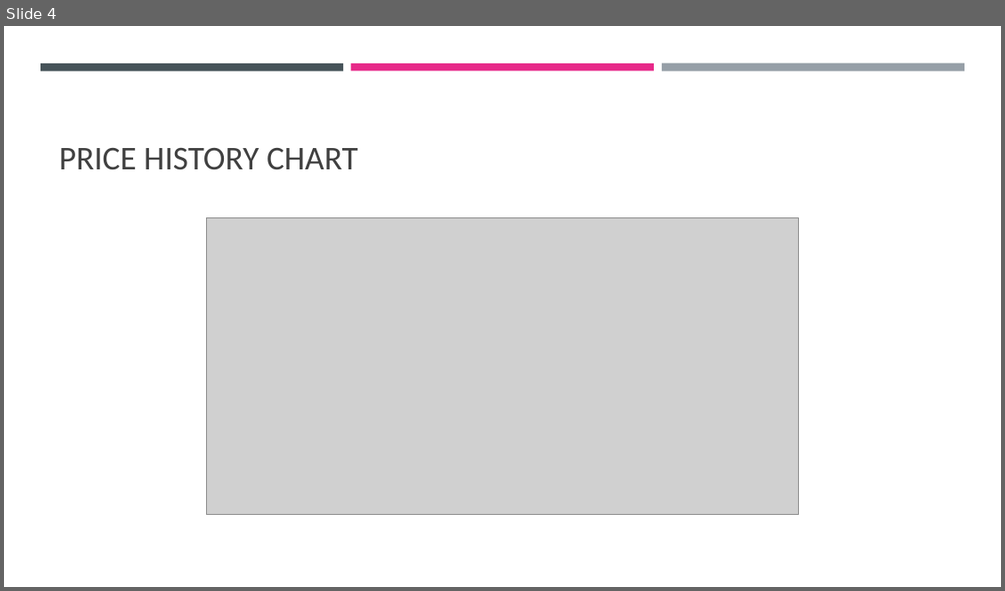
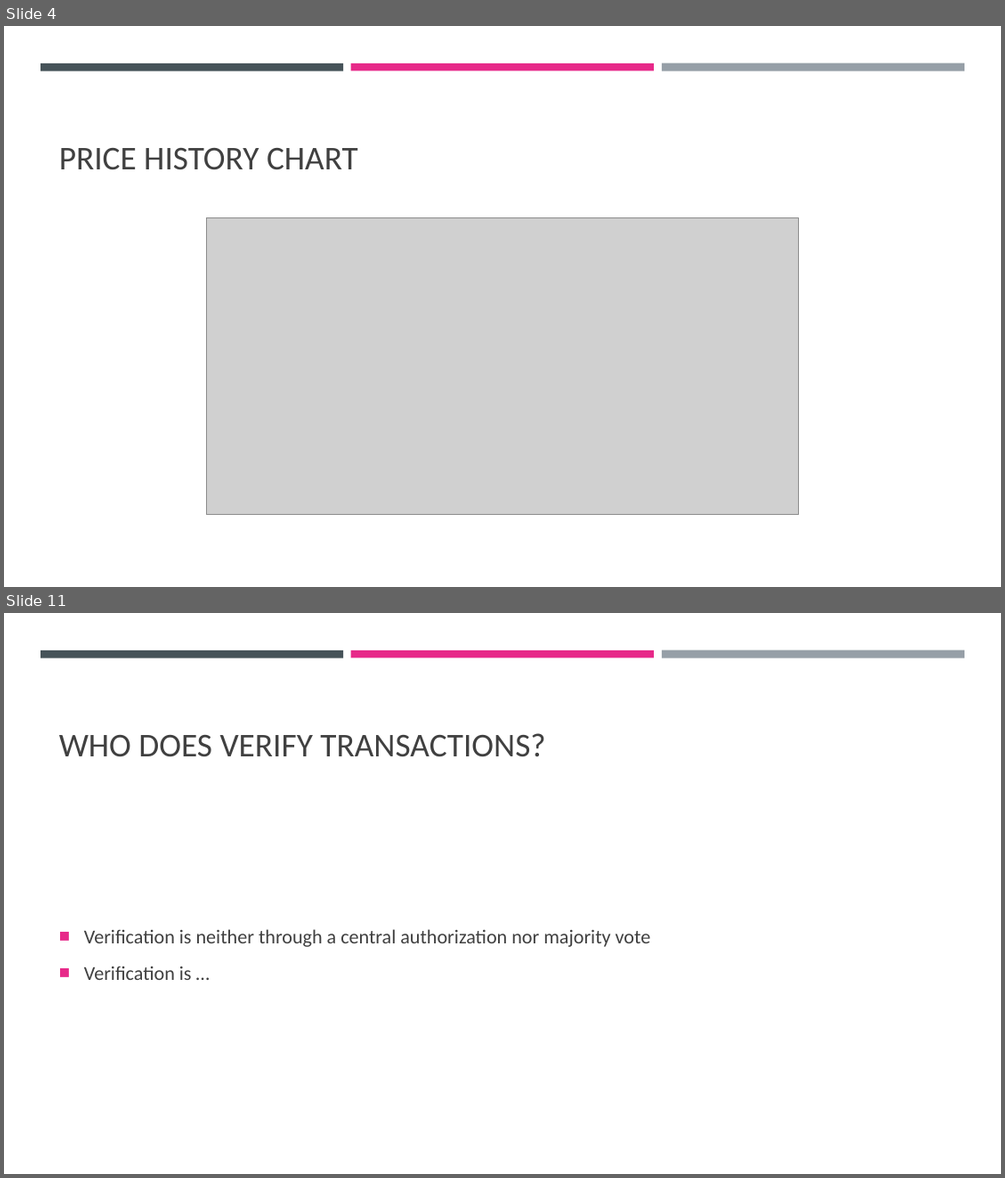
Before and after one commit to cyoni/bitcoin, a slide deck: bitcoin.pptx. Shown one above the other, each under a label of ours: slide 4 before the commit, slides 4 and 11 after it; the slides between them are not shown. The pictures are 1005x591 and 1005x1178 pixels, drawn with LibreOffice and Linux fonts; fonts in the diff are those of the drawing; grey boxes stand for pictures. Boxes give left, top, right and bottom in pixels: in the first picture for what was removed or moved away, otherwise in the second. Text is boxed around its words. In the diff, an @@ line names an element or a change of style, - is before the commit and + after.

```diff
--- a/bitcoin.pptx
+++ b/bitcoin.pptx
@@ slide 11 added at (4, 613, 1001, 1174), background #FFFFFF; not listed: 3 template elements that a slide beside it also shows @@
@@ title added at (59, 733, 545, 757), 32 pt, text #404040 @@
+WHO DOES VERIFY TRANSACTIONS?
@@ text added at (84, 929, 651, 980), 19 pt, text #404040 @@
+■ Verification is neither through a central authorization nor majority vote
+■ Verification is …
```
Also in this commit, not shown: 1 slide changed, 20 other slides added, 1 slide removed.
